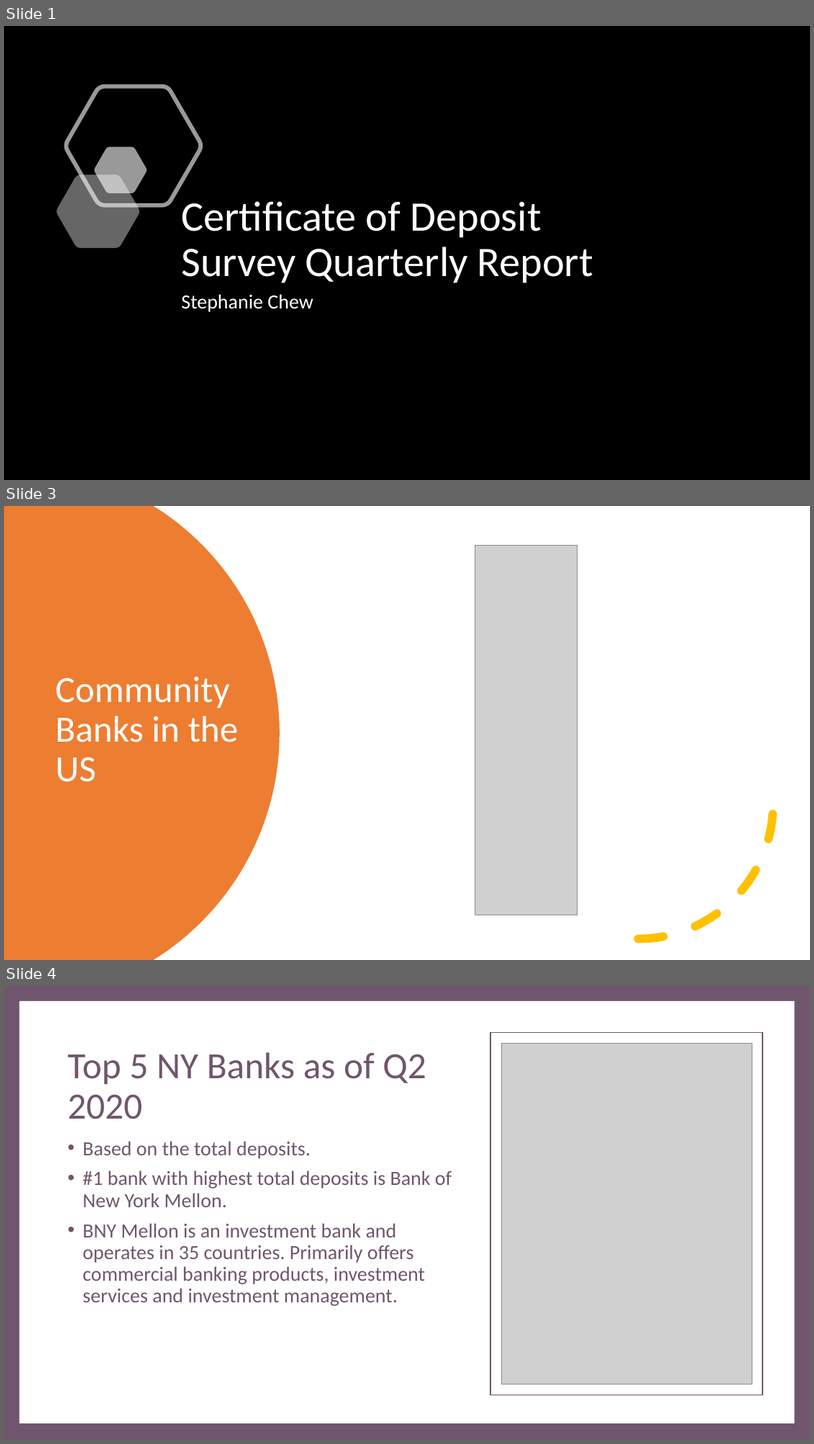
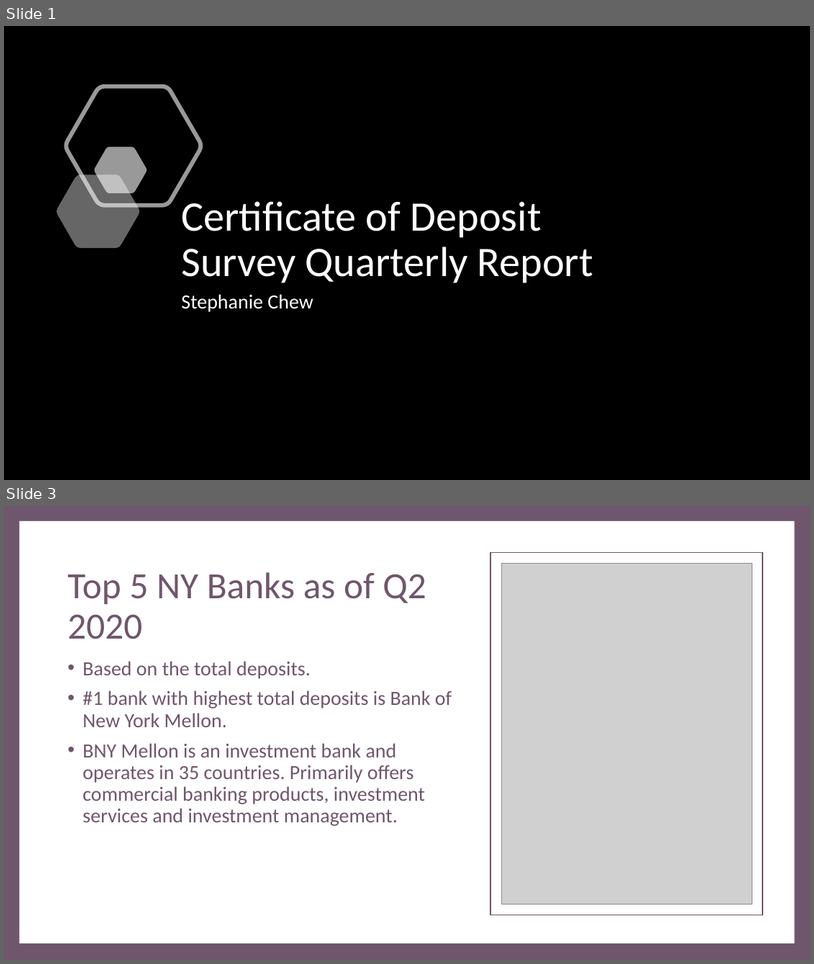
Before and after one commit to StephanieChew-nyc/Stephanie_Chew_Capstone_4, a slide deck: Stephanie_Chew_Capstone_4.pptx. Shown one above the other, each under a label of ours: slides 1, 3 and 4 before the commit, slides 1 and 3 after it; the slides between them are not shown. The pictures are 814x1444 and 814x964 pixels, drawn with LibreOffice and Linux fonts; fonts in the diff are those of the drawing; grey boxes stand for pictures; background and template pictures are left out. Boxes give left, top, right and bottom in pixels: in the first picture for what was removed or moved away, otherwise in the second. Text is boxed around its words. In the diff, an @@ line names an element or a change of style, - is before the commit and + after.

```diff
--- a/Stephanie_Chew_Capstone_4.pptx
+++ b/Stephanie_Chew_Capstone_4.pptx
@@ slide 3 removed at [4, 506, 810, 960], background #FFFFFF @@
@@ freeform shape removed at [4, 506, 280, 960] @@
@@ picture removed at [476, 546, 578, 915] @@
@@ title removed at [55, 676, 239, 782] @@
-Community Banks in the US
@@ arc (boxed as its full ellipse) removed at [504, 669, 774, 939] @@
@@ what was slide 4 is now slide 3 @@
```
Also in this commit, not shown: 4 slides changed, 15 other files.
